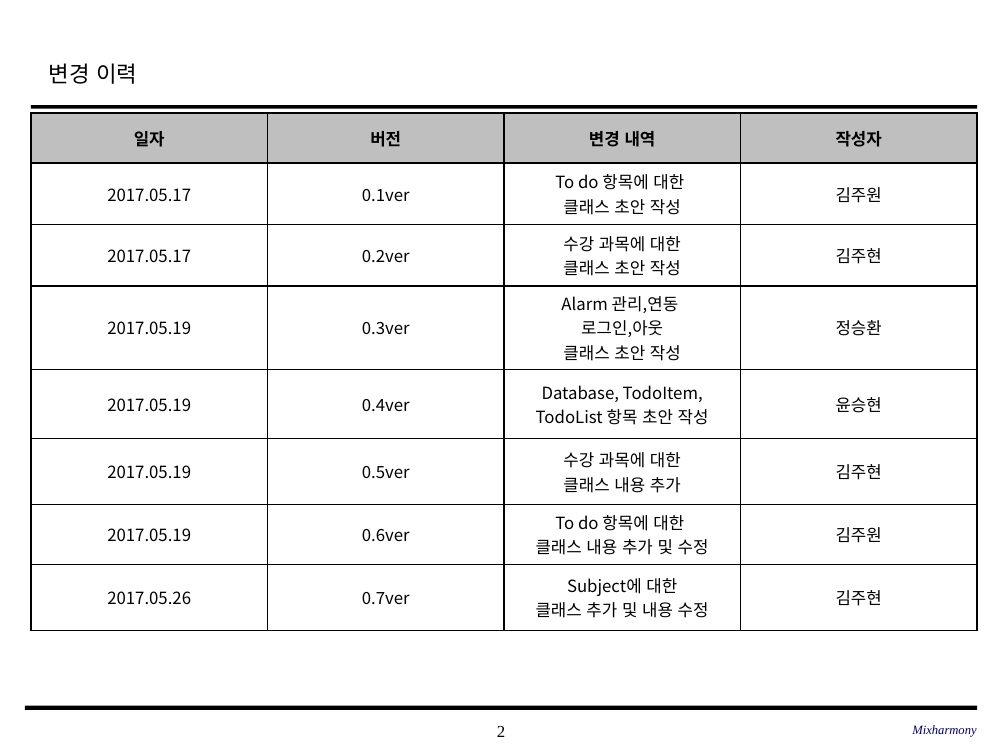
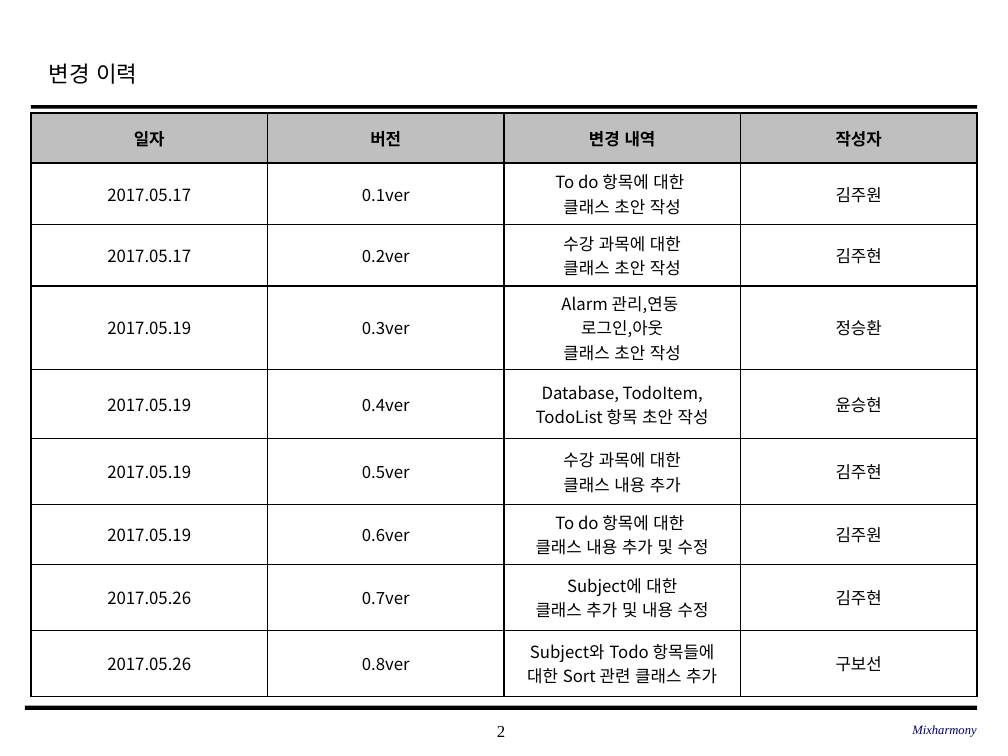
Before and after one commit to SE-admin/SE2017_2_mixharmony, a slide deck: slide 2 of doc/3_ 설계서/Class Design.pptx. Drawn at 1008x756 pixels with LibreOffice and Linux fonts; fonts in the diff are those of the drawing; background and template pictures are left out. Boxes give left, top, right and bottom in pixels: in the first picture for what was removed or moved away, otherwise in the second. Text is boxed around its words. In the diff, an @@ line names an element or a change of style, - is before the commit and + after.

Commit message:
#862 doc/3_ 설계서/Class Design.pptx (Sort 관련 class 추가)

```diff
--- a/doc/3_ 설계서/Class Design.pptx
+++ b/doc/3_ 설계서/Class Design.pptx
@@ table at (x1=31, y1=113, x2=979, y2=695) @@
+row 9: 2017.05.26 | 0.8ver | Subject와 Todo 항목들에 대한 Sort 관련 클래스 추가 | 구보선
```
Also in this commit, not shown: 1 other slide changed, 1 slide added.
